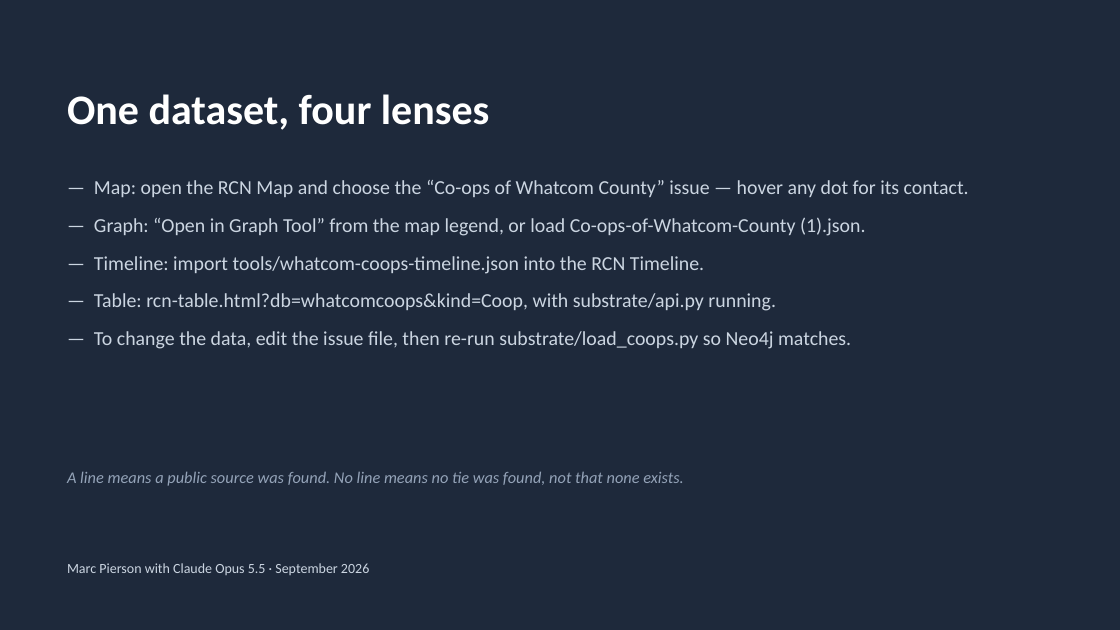
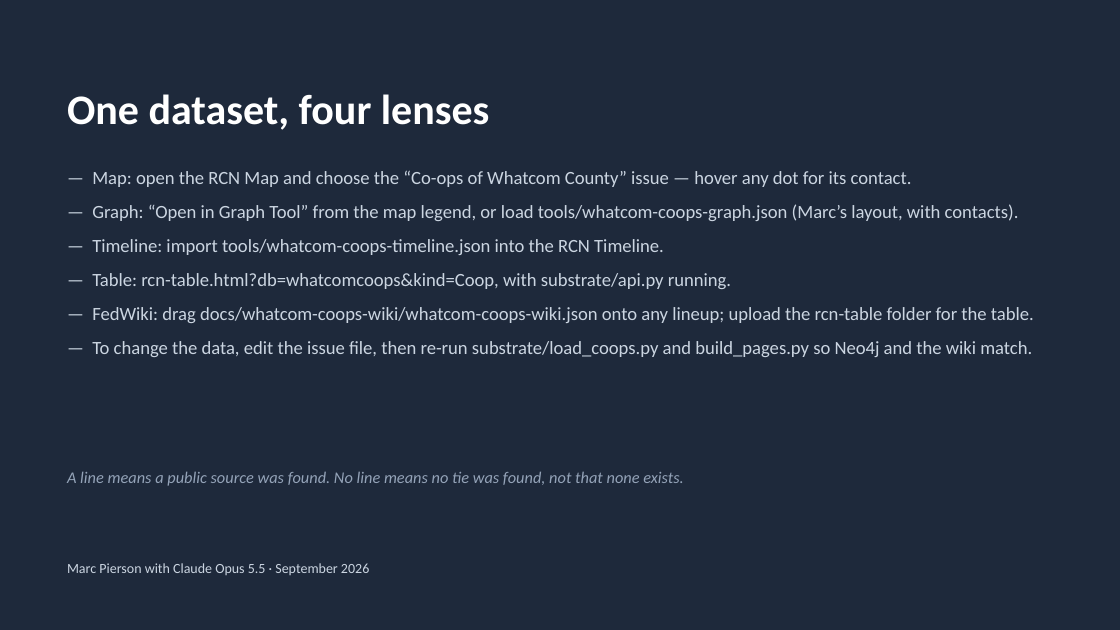
Before and after one commit to marpie1/rcn, a slide deck: slide 17 of docs/whatcom-coops-four-lenses.pptx (slide 12 before the commit). Drawn at 1120x630 pixels with LibreOffice and Linux fonts; fonts in the diff are those of the drawing. Boxes give left, top, right and bottom in pixels: in the first picture for what was removed or moved away, otherwise in the second. Text is boxed around its words. In the diff, an @@ line names an element or a change of style, - is before the commit and + after.

```diff
--- a/docs/whatcom-coops-four-lenses.pptx
+++ b/docs/whatcom-coops-four-lenses.pptx
@@ text "— Map: open the RCN ...": place and size @@
-text "— Map: open the RCN ..." at <box>94,180,969,349</box>
+text "— Map: open the RCN ..." at <box>92,171,1034,357</box>
@@ text at <box>92,171,912,289</box>: size 17 to 16 pt in "— Map: open the RCN Map and ...", "— Timeline: import tools/whatcom-coops-timeline.json into th ...", "— Table: rcn-table.html?db=whatcomcoops&kind=Coop, with subs ..."; less space between paragraphs @@
@@ text at <box>92,204,1019,221</box>: text changed; size 17 to 16 pt @@
-— Graph: “Open in Graph Tool” from the map legend, or load Co-ops-of-Whatcom-County (1).json.
+— Graph: “Open in Graph Tool” from the map legend, or load tools/whatcom-coops-graph.json (Marc’s layout, with contacts).
@@ text at <box>92,307,1034,357</box>: text changed; size 17 to 16 pt @@
-— To change the data, edit the issue file, then re-run substrate/load_coops.py so Neo4j matches.
+— FedWiki: drag docs/whatcom-coops-wiki/whatcom-coops-wiki.json onto any lineup; upload the rcn-table folder for the table.
+— To change the data, edit the issue file, then re-run substrate/load_coops.py and build_pages.py so Neo4j and the wiki match.
```
Also in this commit, not shown: 11 other slides changed, 5 slides added, 57 other files.
